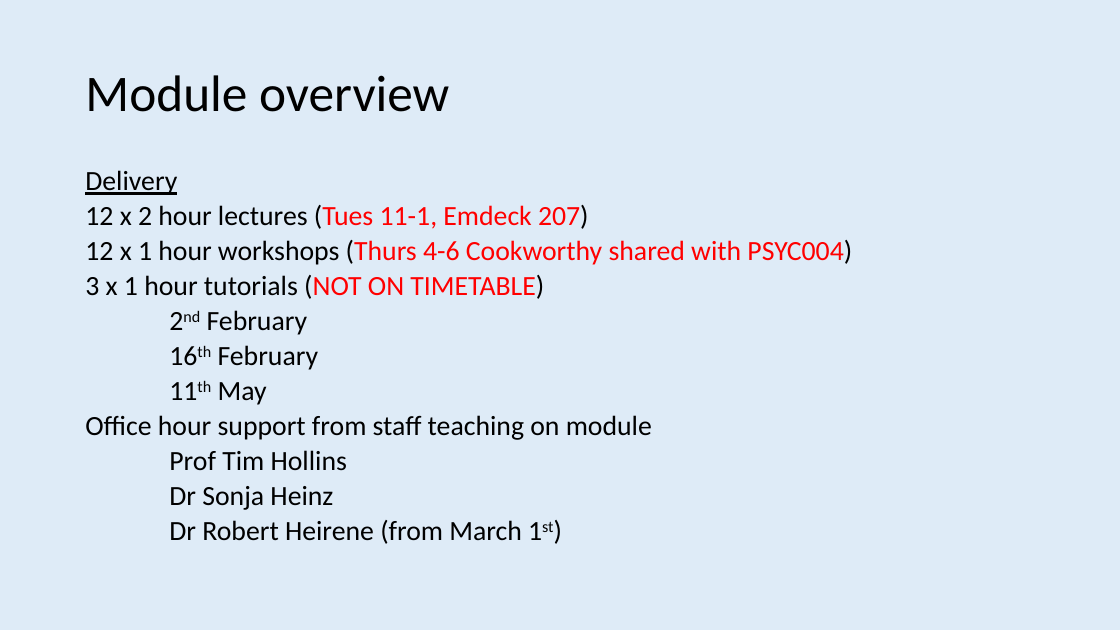
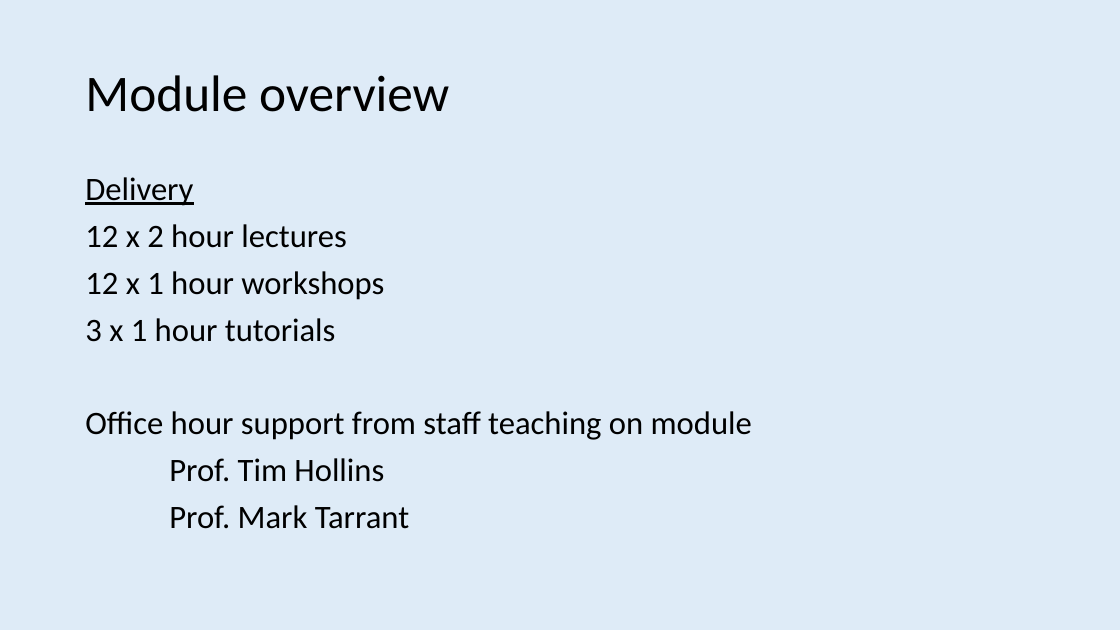
Before and after one commit to ajwills72/rmhealth, a slide deck: slide 2 of docs/Lecture1.pptx. Drawn at 1120x630 pixels with LibreOffice and Linux fonts; fonts in the diff are those of the drawing. Boxes give left, top, right and bottom in pixels: in the first picture for what was removed or moved away, otherwise in the second. Text is boxed around its words. In the diff, an @@ line names an element or a change of style, - is before the commit and + after.

```diff
--- a/docs/Lecture1.pptx
+++ b/docs/Lecture1.pptx
@@ text at (x1=85, y1=177, x2=752, y2=440): size 23.8 to 28 pt in "Delivery", "Office hour support from staff teaching on ..."; line spacing 0.7 to 0.9 @@
@@ text at (x1=85, y1=224, x2=384, y2=342): text changed; size 23.8 to 28 pt @@
-12 x 2 hour lectures (Tues 11-1, Emdeck 207)
-12 x 1 hour workshops (Thurs 4-6 Cookworthy shared with PSYC004)
-3 x 1 hour tutorials (NOT ON TIMETABLE)
-2nd February
-16th February
-11th May
+12 x 2 hour lectures
+12 x 1 hour workshops
+3 x 1 hour tutorials
@@ text at (x1=169, y1=458, x2=409, y2=529): text changed; size 23.8 to 28 pt @@
-Prof Tim Hollins
-Dr Sonja Heinz
-Dr Robert Heirene (from March 1st)
+Prof. Tim Hollins
+Prof. Mark Tarrant
```
Also in this commit, not shown: 1 other slide changed, 4 other files.
